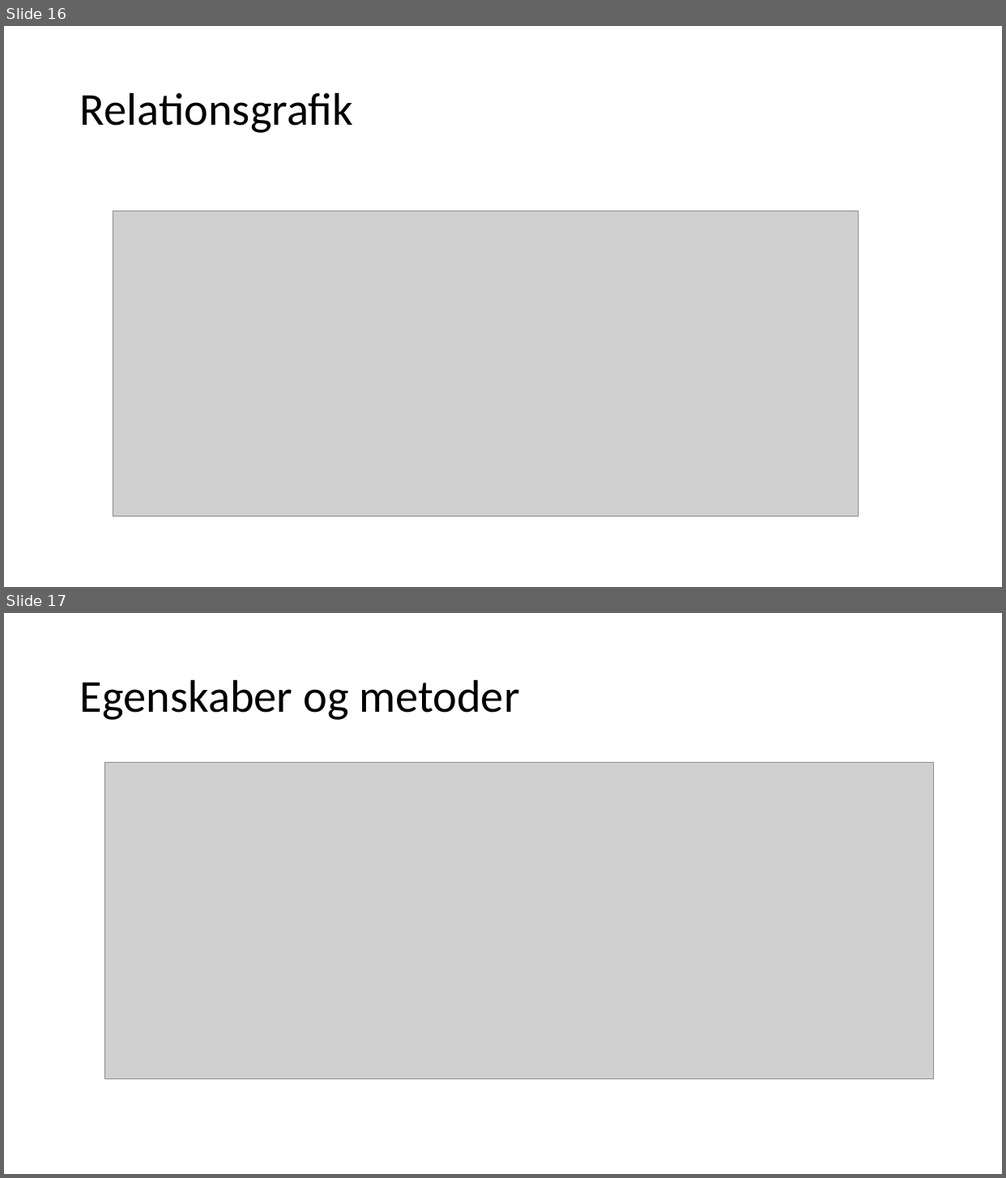
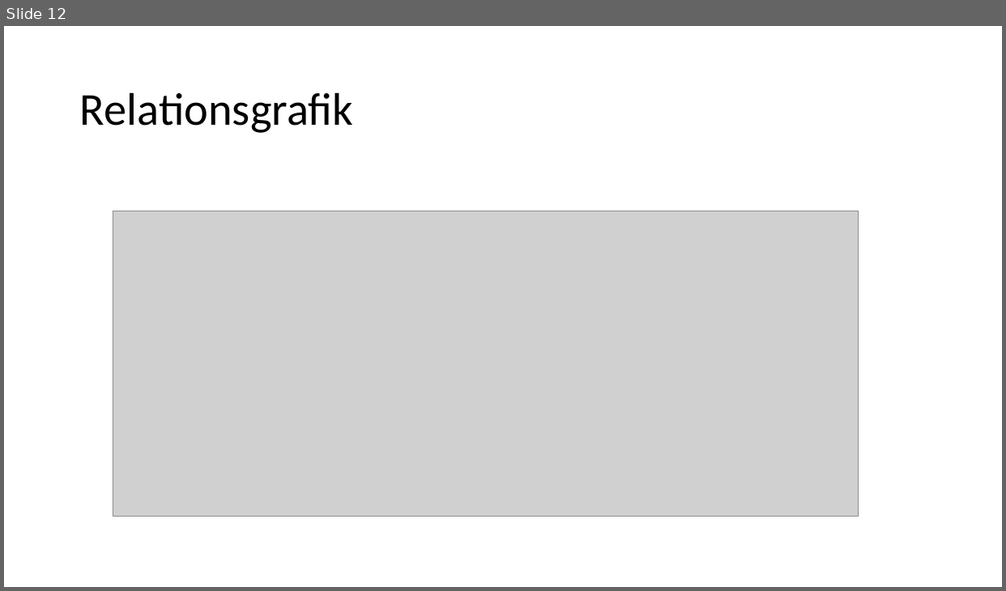
Before and after one commit to fisterloegsovs/pop22, a slide deck: lectures/13.1-3/lecture13.2.pptx. Shown one above the other, each under a label of ours: slides 16 and 17 before the commit, slide 12 after it. The pictures are 1006x1178 and 1006x591 pixels, drawn with LibreOffice and Linux fonts; fonts in the diff are those of the drawing; grey boxes stand for pictures. Boxes give left, top, right and bottom in pixels: in the first picture for what was removed or moved away, otherwise in the second. Text is boxed around its words. In the diff, an @@ line names an element or a change of style, - is before the commit and + after.

```diff
--- a/lectures/13.1-3/lecture13.2.pptx
+++ b/lectures/13.1-3/lecture13.2.pptx
@@ slide 17 removed at [4, 613, 1002, 1174], background #FFFFFF @@
@@ title removed at [80, 679, 519, 720] @@
-Egenskaber og metoder
@@ picture removed at [105, 763, 934, 1080] @@
@@ what was slide 16 is now slide 12 @@
```
Also in this commit, not shown: 3 slides changed, 1 slide added, 13 other slides removed, 3 other files.
